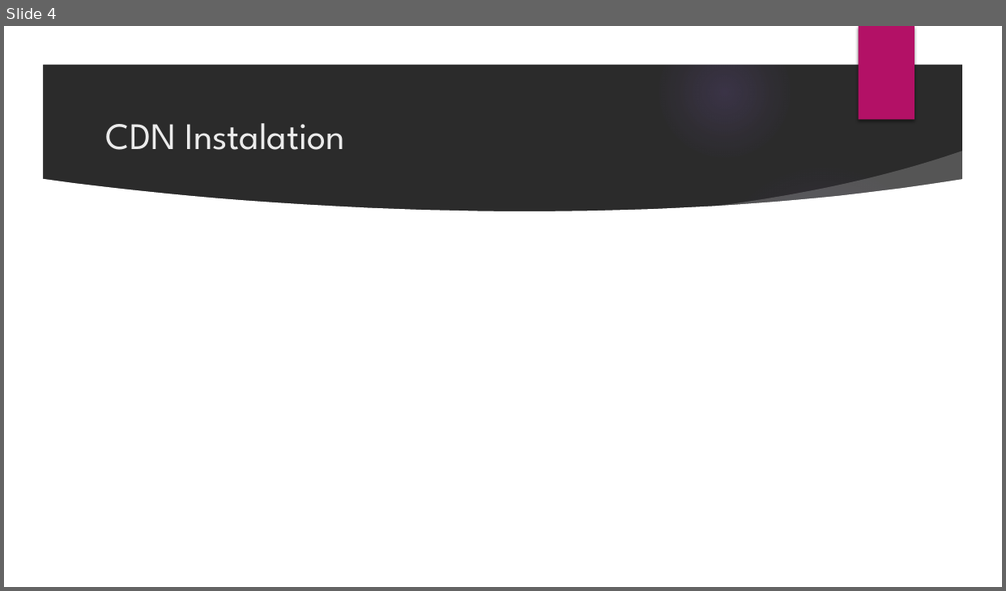
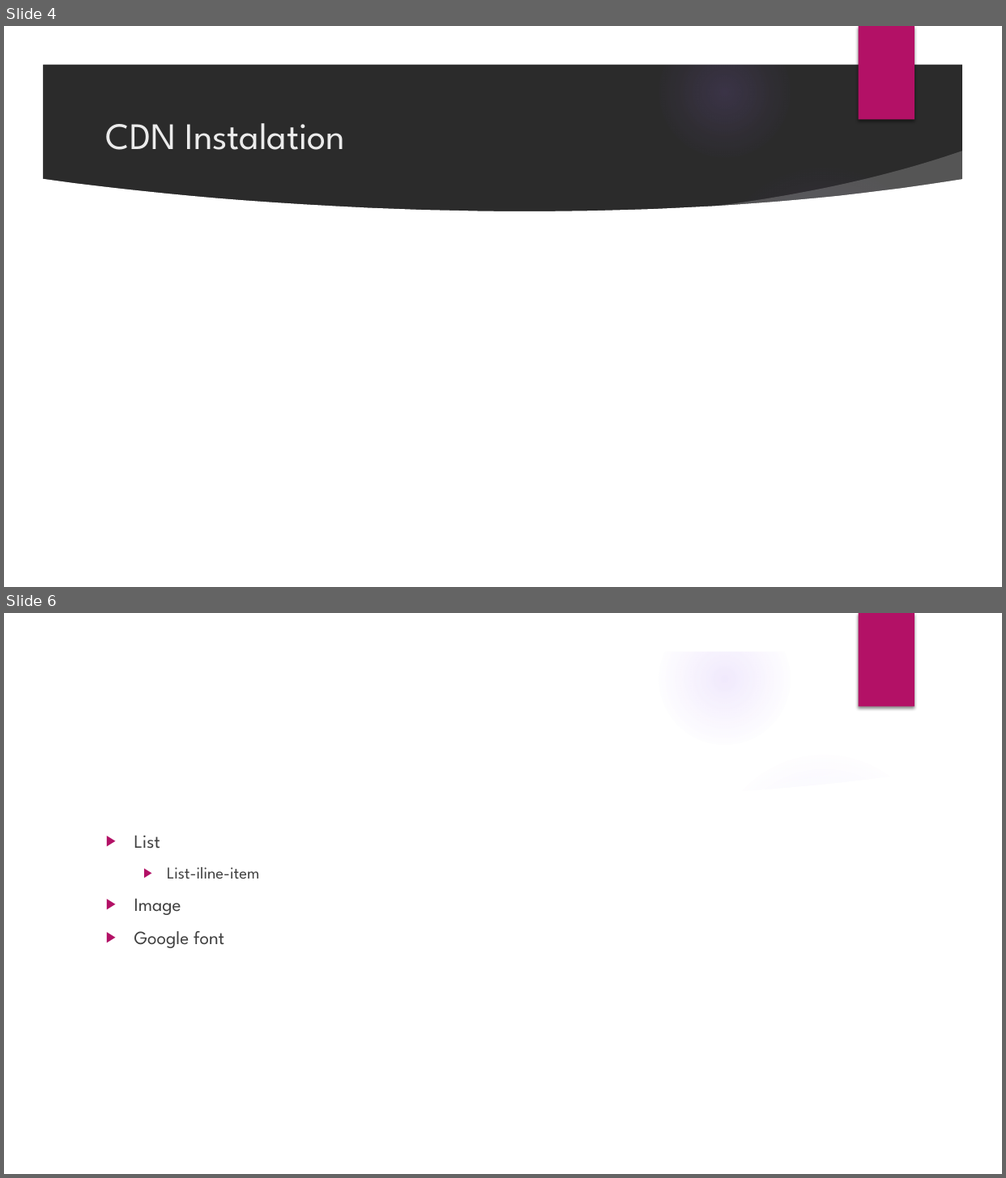
Before and after one commit to irvanbelajarit/webprogramming-bootstrap4, a slide deck: Bootstrap 4 Fondation.pptx. Shown one above the other, each under a label of ours: slide 4 before the commit, slides 4 and 6 after it; the slides between them are not shown. The pictures are 1006x591 and 1006x1178 pixels, drawn with LibreOffice and Linux fonts; fonts in the diff are those of the drawing; background and template pictures are left out; a plain dark background stands for a picture behind light text. Boxes give left, top, right and bottom in pixels: in the first picture for what was removed or moved away, otherwise in the second. Text is boxed around its words. In the diff, an @@ line names an element or a change of style, - is before the commit and + after.

```diff
--- a/Bootstrap 4 Fondation.pptx
+++ b/Bootstrap 4 Fondation.pptx
@@ slide 6 added at bbox=[4, 613, 1002, 1174], background picture (left out); not listed: 9 template elements that a slide beside it also shows @@
@@ text added at bbox=[134, 835, 259, 948], 18 pt, text #404040 @@
+▶ List
+  ▶ List-iline-item
+▶ Image
+▶ Google font
```
Also in this commit, not shown: 2 other slides added, 6 other files.
